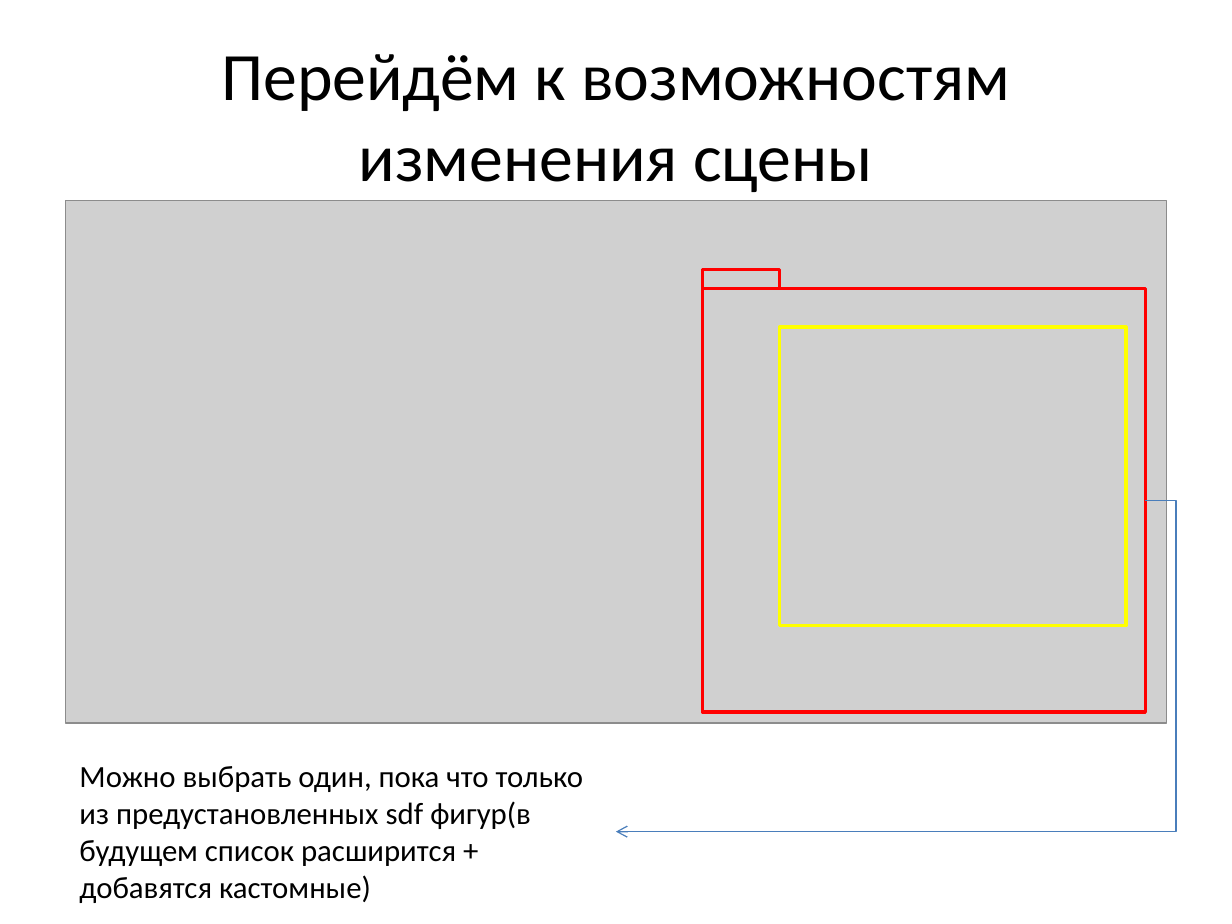
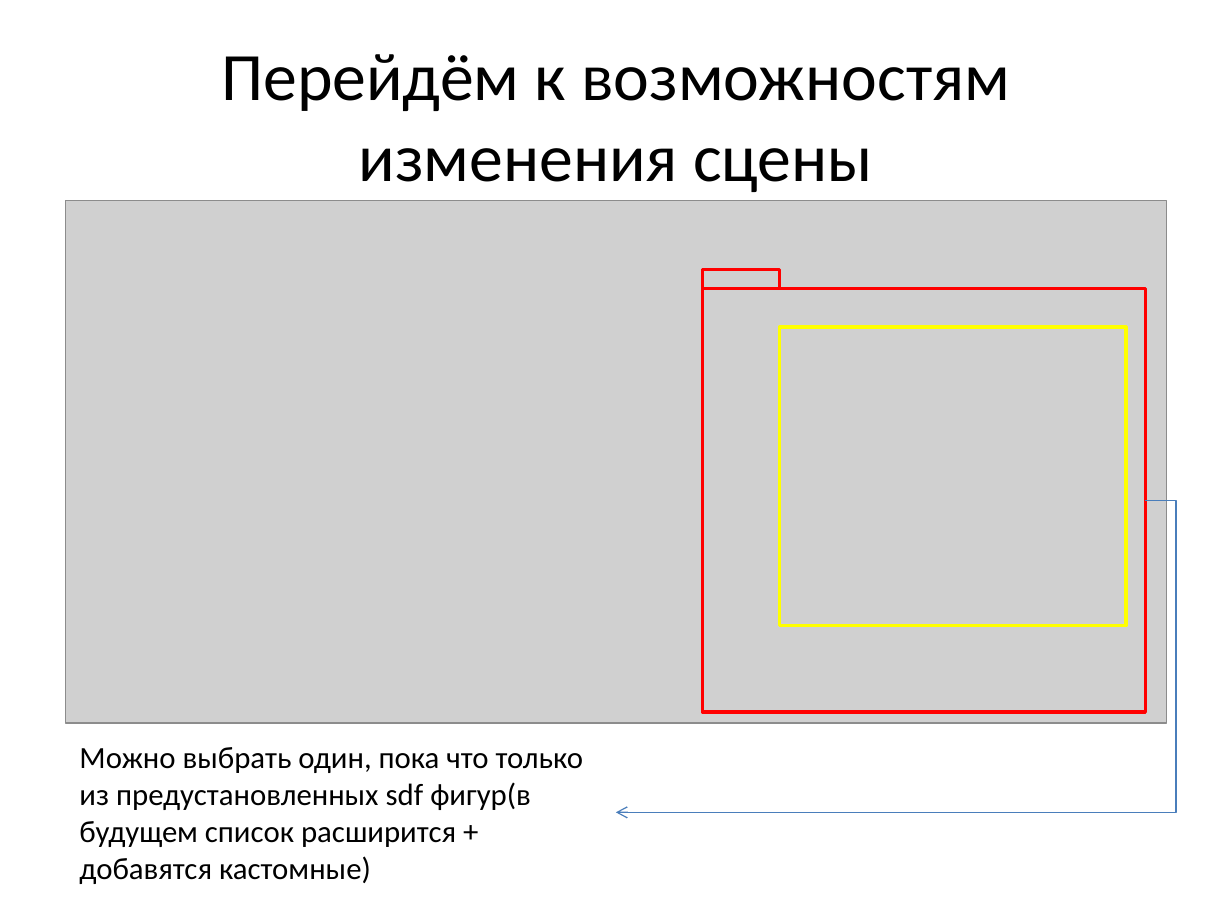
Before and after one commit to lomovoyPlayer/SDForge, a slide deck: slide 12 of SDForge/docs/SDForge Презентация.pptx. Drawn at 1232x924 pixels with LibreOffice and Linux fonts; fonts in the diff are those of the drawing; grey boxes stand for pictures. Boxes give left, top, right and bottom in pixels: in the first picture for what was removed or moved away, otherwise in the second. Text is boxed around its words. In the diff, an @@ line names an element or a change of style, - is before the commit and + after.

```diff
--- a/SDForge/docs/SDForge Презентация.pptx
+++ b/SDForge/docs/SDForge Презентация.pptx
@@ elbow arrow moved from (1146, 500) - (616, 832) to (1146, 500) - (616, 812) @@
@@ text "Можно выбрать один, пока что ..." moved from (x1=79, y1=766, x2=584, y2=903) to (x1=79, y1=747, x2=584, y2=884) @@
```
Also in this commit, not shown: 11 other slides changed, 10 other files.
